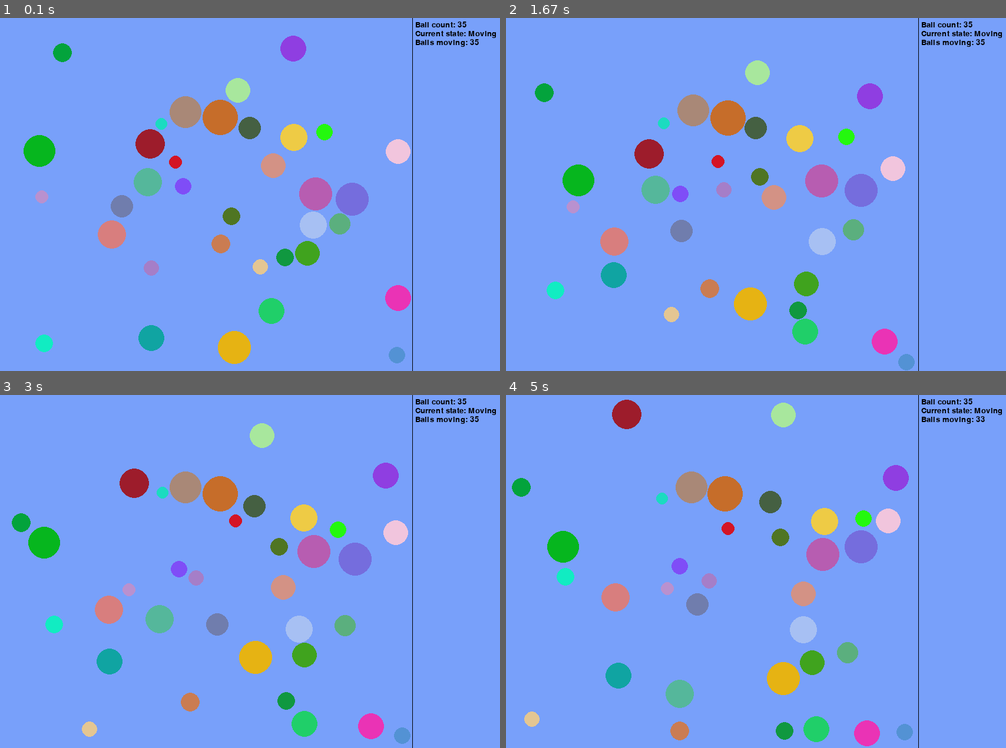
Above: before the commit, frames 1-4 (two rows, left to right).
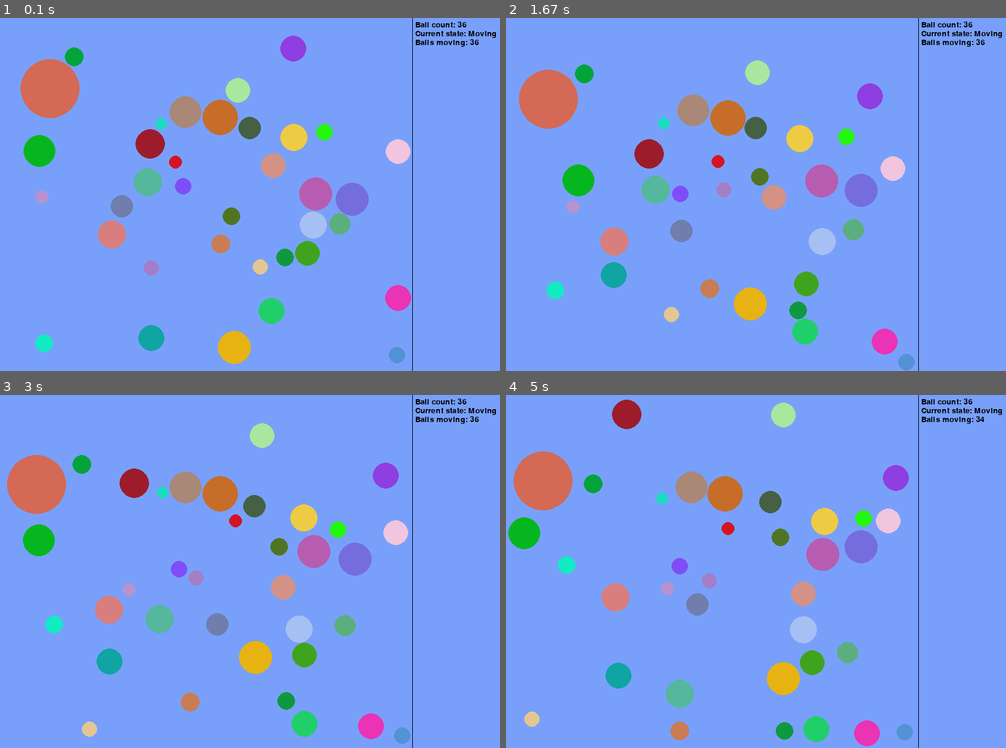
Above: after the commit, the same moments.

Repository: maciejbac/pyGame
Game: pygame game, started from main.py
The game is run twice, just before and just after one commit, with the same random seed, the same clock (stepped at 60 frames per second) and the same inputs.
Inputs (mouse positions are in pixels of both pictures, inside the frame that each line leads up to):
- Up to frame 1 (0.1 s): no input
- Up to frame 2 (1.67 s): click (661, 138) at 1.38 s
- Up to frame 3 (3 s): no input
- Up to frame 4 (5 s): no input

The runs differ from the first frame. In frame 1, 1.8% of the frame differs, in the area x 4-96%, y 1-29%; in frame 2, 1.7%; in frame 3, 2.1%; in frame 4, 2.8%, in the area x 0-96%, y 1-54%.

Commit message:
testing player particle

Diff:
--- a/main.py
+++ b/main.py
@@ -166,6 +166,8 @@
             new_particle.angle = random.uniform(0, math.pi * 2)
 
         my_particles.append(new_particle)
+    #append player particle
+    my_particles.append(Player(0,0, 50, 1 * 20 ** 2))
 
 
 def init_test_particles():
